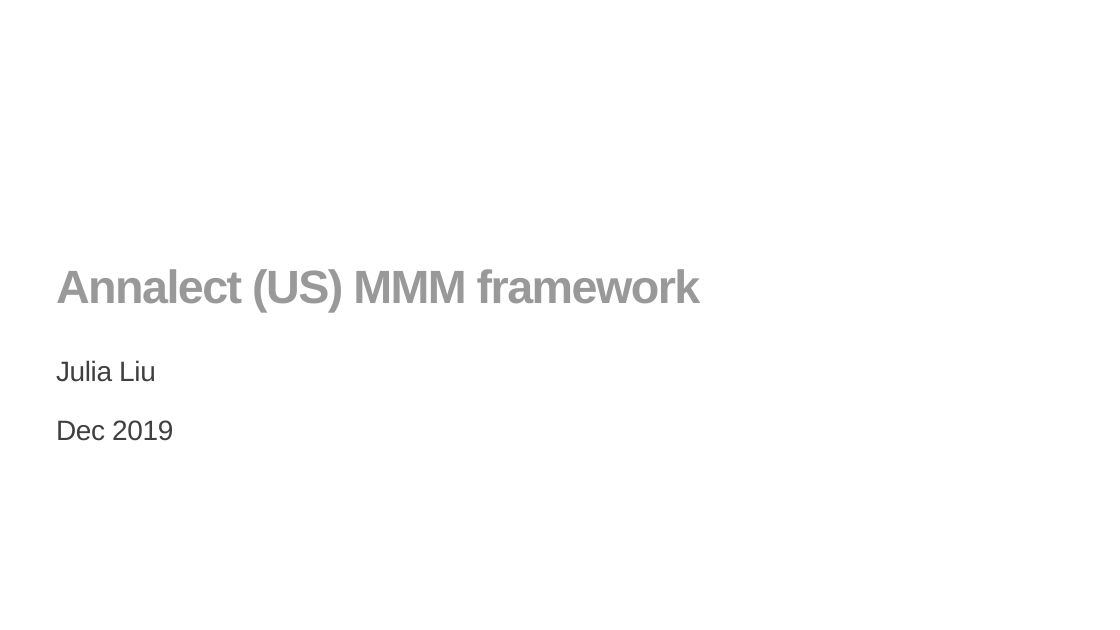
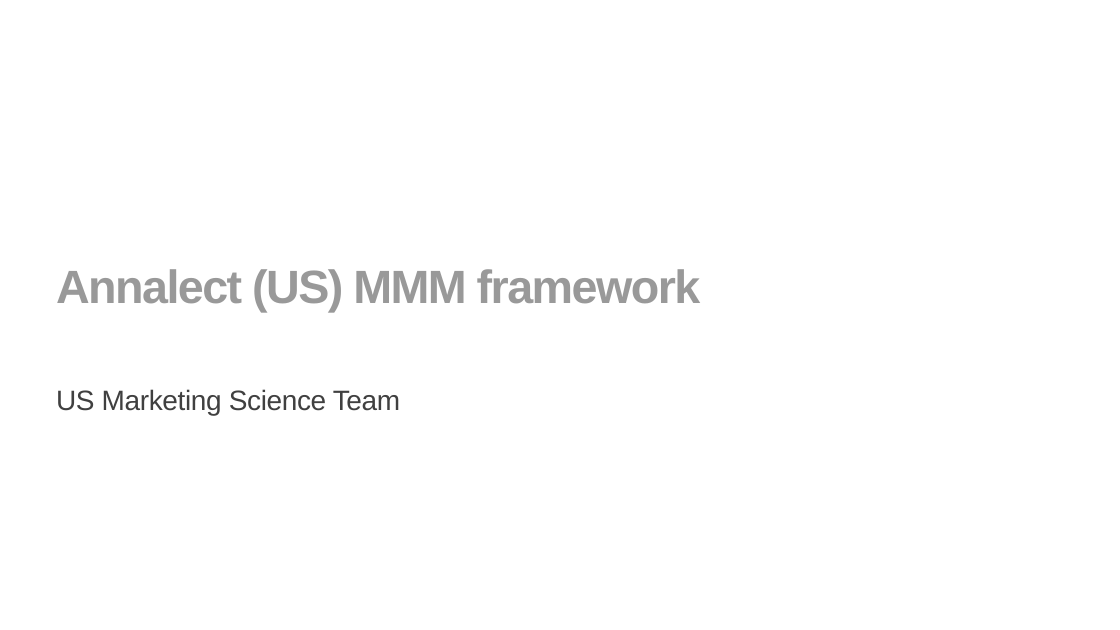
Before and after one commit to omgchdata/mmm_usa_codebase, a slide deck: slide 1 of msmp/doc/annalect - mmm 20191206.pptx. Drawn at 1120x630 pixels with LibreOffice and Linux fonts; fonts in the diff are those of the drawing; background and template pictures are left out. Boxes give left, top, right and bottom in pixels: in the first picture for what was removed or moved away, otherwise in the second. Text is boxed around its words. In the diff, an @@ line names an element or a change of style, - is before the commit and + after.

```diff
--- a/msmp/doc/annalect - mmm 20191206.pptx
+++ b/msmp/doc/annalect - mmm 20191206.pptx
@@ subtitle at [56,389,400,415]: text changed @@
-Julia Liu
-Dec 2019
+US Marketing Science Team
```
Also in this commit, not shown: 4 other slides changed, 13 other files.
